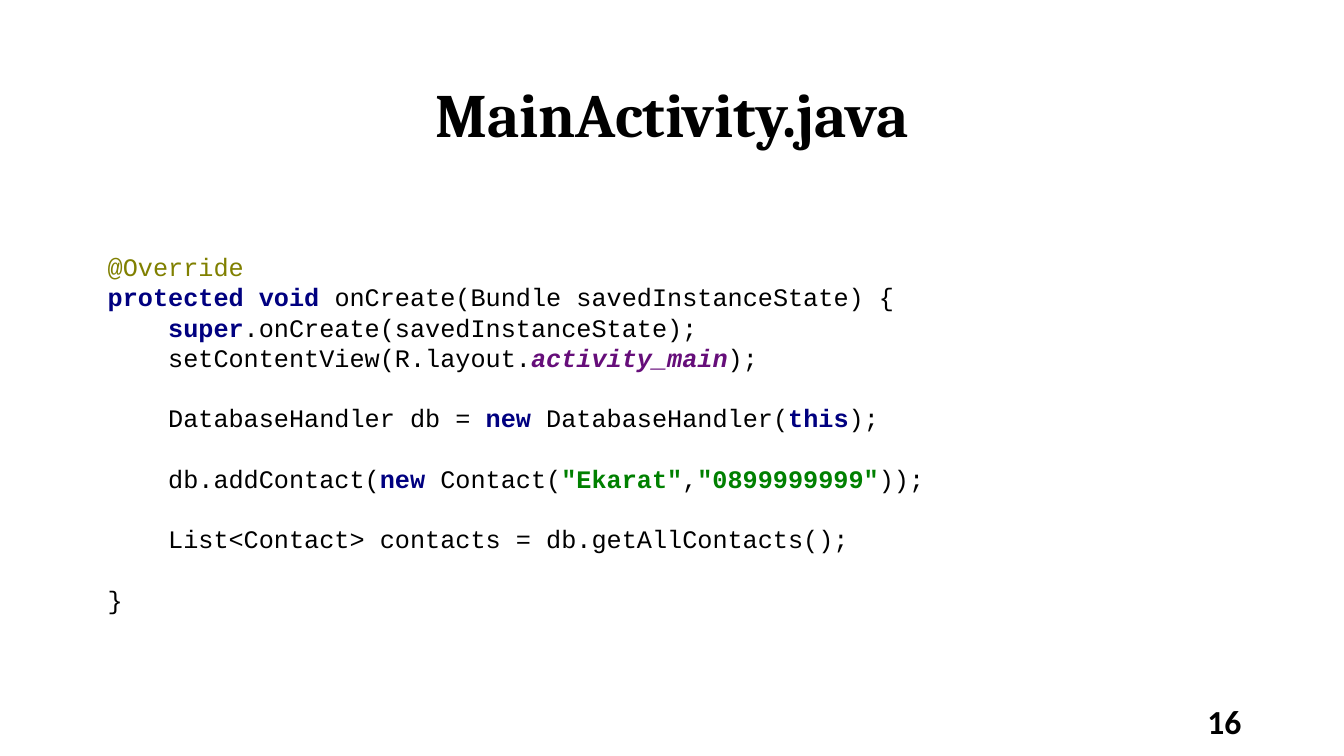
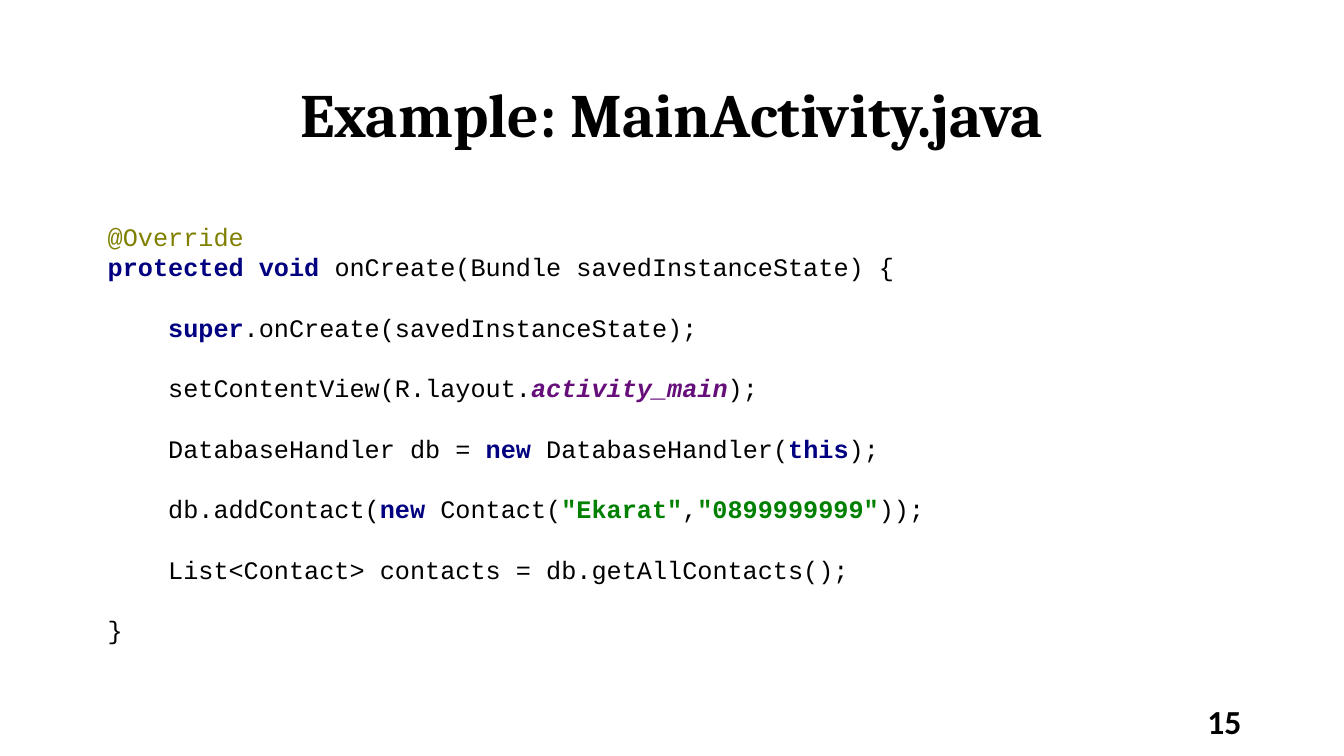
Before and after one commit to varanee/Course, a slide deck: slide 15 of Mobile_App_Dev/Week7/Lec7.odp (slide 16 before the commit). Drawn at 1344x756 pixels with LibreOffice and Linux fonts; fonts in the diff are those of the drawing. Boxes give left, top, right and bottom in pixels: in the first picture for what was removed or moved away, otherwise in the second. Text is boxed around its words. In the diff, an @@ line names an element or a change of style, - is before the commit and + after.

```diff
--- a/Mobile_App_Dev/Week7/Lec7.odp
+++ b/Mobile_App_Dev/Week7/Lec7.odp
@@ title at <box>300,94,1043,151</box>: text changed @@
-MainActivity.java
+Example: MainActivity.java
@@ text at <box>108,227,924,585</box>: text changed @@
-@Override
-protected void onCreate(Bundle savedInstanceState) {
-super.onCreate(savedInstanceState);
-setContentView(R.layout.activity_main);
-DatabaseHandler db = new DatabaseHandler(this);
-db.addContact(new Contact("Ekarat","0899999999"));
-List<Contact> contacts = db.getAllContacts();
-}
+@Override
+protected void onCreate(Bundle savedInstanceState) {
+super.onCreate(savedInstanceState);
+setContentView(R.layout.activity_main);
+DatabaseHandler db = new DatabaseHandler(this);
+db.addContact(new Contact("Ekarat","0899999999"));
+List<Contact> contacts = db.getAllContacts();
+}
@@ page number at <box>1207,712,1241,735</box>: text changed @@
-16
+15
```
Also in this commit, not shown: 11 other slides changed, 1 slide added, 1 slide removed, 4 other files.
